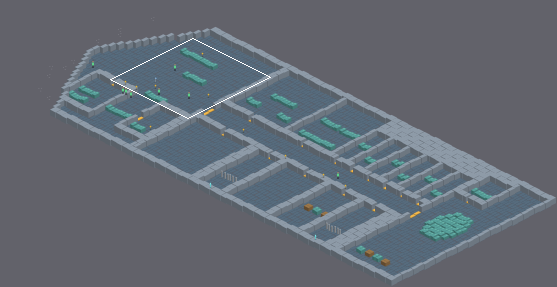
An edit to a level. Tiled map (JSON), world/maps/meridian/deck1.tmj. Above: a wide view before the commit, with the close-up outlined.
Close-up. Earlier state:
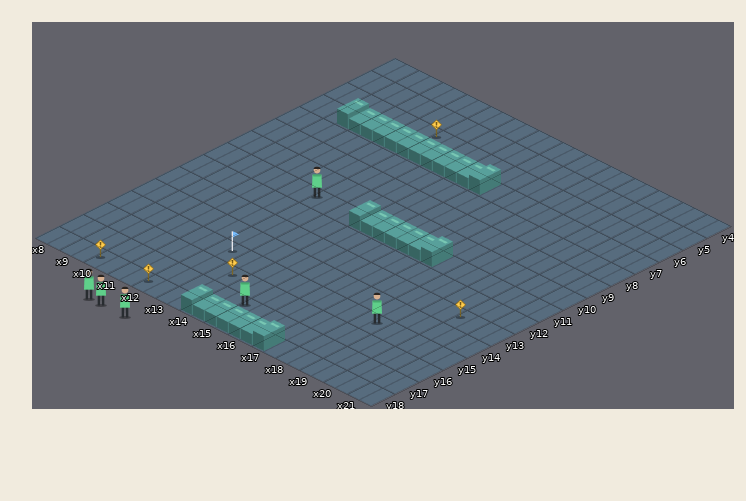
Cells are 128x64 px. Isometric: x runs down to the right, y down to the left. Shown: x 8..21, y 4..18.
After:
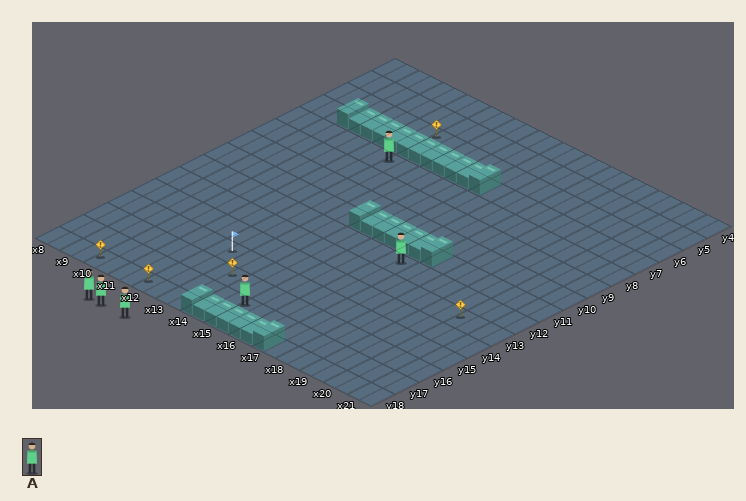
Key: from "Stand-ins": A 0 "Person".
Objects are placed by the point they stand on, in cells (3,4 is the top-left corner of cell 3,4); size is 1x1 cell unless given.
Diff:
Layer "People and things":
changed: A "Pell" at 12.2,11.5 size 0.4x1.5 -> A "Pell" at 12.2,8.5 size 0.4x1.5
added: A "Sorel" at 16.8,12.5 size 0.4x1.5
removed: A "Sorel" at 18.8,15.5 size 0.4x1.5
